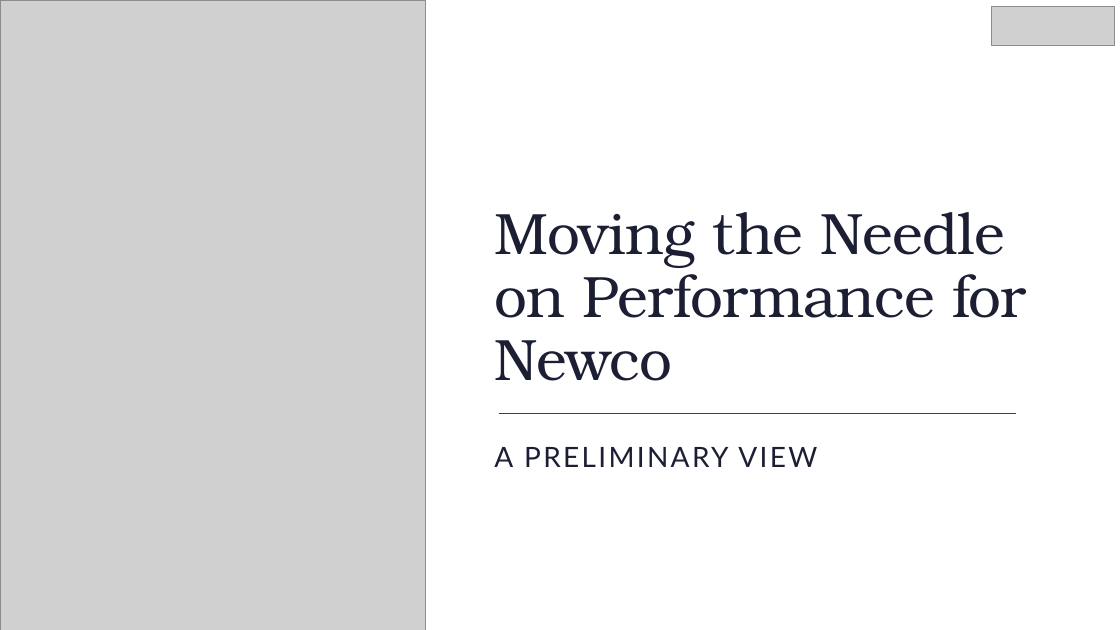
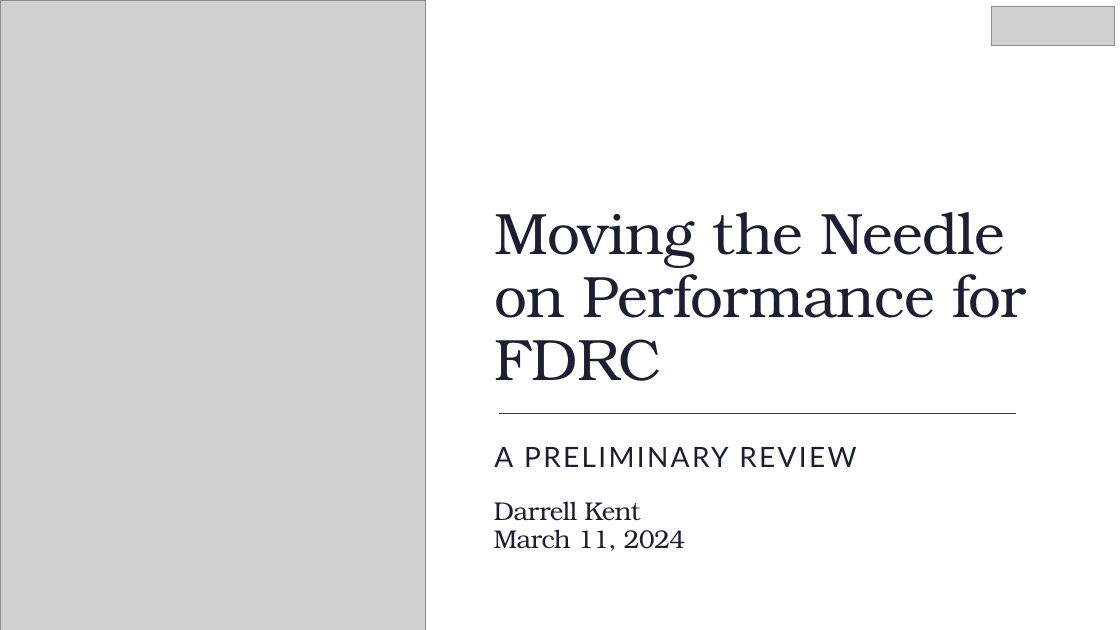
Before and after one commit to dkent287/Restaurant-Pricing, a slide deck: slide 1 of FDRC Deck.pptx. Drawn at 1120x630 pixels with LibreOffice and Linux fonts; fonts in the diff are those of the drawing; grey boxes stand for pictures. Boxes give left, top, right and bottom in pixels: in the first picture for what was removed or moved away, otherwise in the second. Text is boxed around its words. In the diff, an @@ line names an element or a change of style, - is before the commit and + after.

```diff
--- a/FDRC Deck.pptx
+++ b/FDRC Deck.pptx
@@ title at <box>494,212,1026,381</box>: text changed @@
-Moving the Needle on Performance for Newco
+Moving the Needle on Performance for FDRC
@@ subtitle at <box>494,447,856,467</box>: text changed @@
-A PRELIMINARY VIEW
+A PRELIMINARY REVIEW
@@ text added at <box>494,501,686,551</box>, 22 pt, text #1C1F33 @@
+Darrell Kent
+March 11, 2024
```
Also in this commit, not shown: 11 other slides changed, 9 slides added, 6 slides removed, 2 other files.
